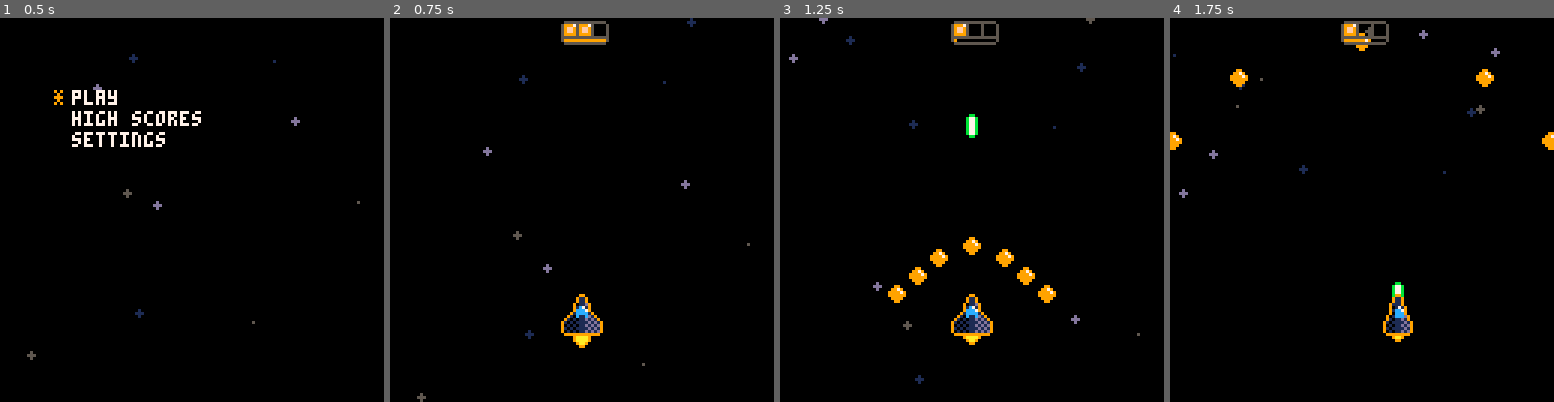
Above: before the commit, frames 1-4 (left to right).
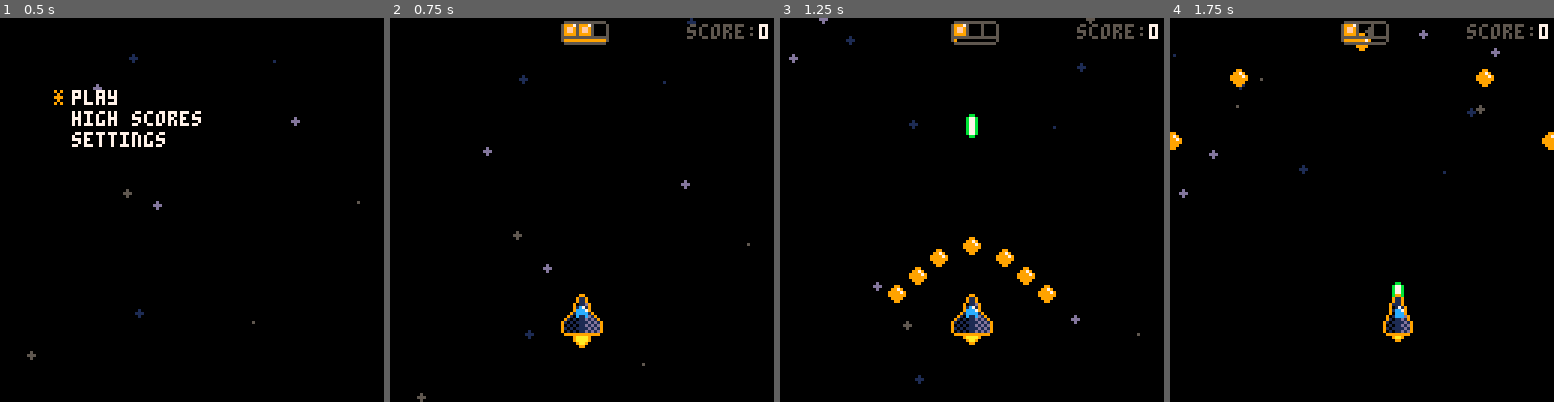
Above: after the commit, the same moments.

Repository: Stanko/pico8
Game: PICO-8 cartridge ftf/cart.p8
The game is run twice, just before and just after one commit, with the same random seed, the same clock (stepped at 60 frames per second) and the same inputs.
Inputs:
- Up to frame 1 (0.5 s): tap X (X key) at 0.33 s
- Up to frame 2 (0.75 s): tap O (Z key) at 0.7 s
- Up to frame 3 (1.25 s): tap X (X key) at 1.07 s
- Up to frame 4 (1.75 s): hold Right from 1.6 s (still down); tap O (Z key) at 1.7 s

Frame 1 is identical in both runs. In frame 2, 0.4% of the frame differs, in the area x 77-99%, y 1-6%; in frame 3, 0.4%; in frame 4, 0.4%.

Commit message:
high scores

Diff:
--- a/ftf/cart.p8
+++ b/ftf/cart.p8
@@ -14,15 +16,17 @@
 #include lib/helpers.lua
 #include lib/math.lua
 #include lib/menu.lua
+#include lib/score.lua
 #include lib/settings.lua
 #include lib/ship.lua
 #include lib/sound.lua
 #include lib/stars.lua
 #include lib/super_weapon.lua
 
+#include scenes/game_over.lua
+#include scenes/high_scores.lua
+#include scenes/level_one.lua
 #include scenes/main_menu.lua
-#include scenes/level_one.lua
-#include scenes/high_scores.lua
 
 __gfx__
 22222229922222222222222992222222222222299222222200020000000020000000200000020000000020000002000000033000000bb00000088000000ee000
--- a/ftf/constants.lua
+++ b/ftf/constants.lua
@@ -4,6 +4,7 @@
 STORAGE_MUSIC = 11
 STORAGE_SFX = 12
 
-STORAGE_HIGH_SCORES_START = 40 -- 20 places, up to 59
+STORAGE_HIGH_SCORES_LAST_NAME = 39
+STORAGE_HIGH_SCORES_START = 40 -- 30 places, up to 59
 
 STORAGE_ALREADY_PLAYED = 63
--- a/ftf/lib/enemies.lua
+++ b/ftf/lib/enemies.lua
@@ -56,19 +56,11 @@
         rate = 3,
         frames = { 40, 41, 42 }
       }, function()
-        if (enemy) then
+        if (not enemy.hit) then
           spawn_enemy_bullet(enemy.x, enemy.y + 8)
           enemy.shooting = false
         end
       end)
-    end
-  end
-
-  if enemy.y > 140 then
-    deli(enemies, i)
-
-    if (level_part == "shoot-em-up") then
-      spawn_enemy()
     end
   end
 end
@@ -126,14 +118,6 @@
   else
     enemy.dir = "still"
   end
-
-  if enemy.y > 140 then
-    deli(enemies, i)
-
-    if (level_part == "shoot-em-up") then
-      spawn_enemy()
-    end
-  end
 end
 
 function update_enemies_bullets_collisions()
@@ -144,7 +128,7 @@
     for enemy_index = #enemies, 1, -1 do
       local enemy = enemies[enemy_index]
       if collision(enemy, bullet) then
-        bullet.hit = true
+        enemy.hit = true
         deli(bullets, bullet_index)
         deli(enemies, enemy_index)
 
@@ -152,8 +136,7 @@
         spawn_enemy()
         play_sound(2)
 
-        -- TODO
-        -- score += 6
+        score += 6
 
         -- local rotation_speed = rnd(1) + 1
 
@@ -241,6 +224,14 @@
     elseif enemy.type == "bomber" then
       update_enemy_bomber(enemy, i)
     end
+
+    if enemy.y > 140 then
+      deli(enemies, i)
+
+      if (level_state == "shoot_em_up") then
+        spawn_enemy()
+      end
+    end
   end
 
   update_enemies_bullets_collisions()
--- a/ftf/lib/enter_name.lua
+++ b/ftf/lib/enter_name.lua
@@ -1,78 +1,99 @@
-local charset = "_abcdefghijklmnopqrstuvwxyz0123456789"
+local max_str_len = 3
+
+-- charset and maps
+local charset     = "abcdefghijklmnopqrstuvwxyz0123456789 ._-*"
 local char_to_int = {}
+local int_to_char = {}
+
 for i = 1, #charset do
-  char_to_int[sub(charset, i, i)] = i - 1
+  local ch = sub(charset, i, i)
+  char_to_int[ch] = i - 1
+  int_to_char[i - 1] = ch
 end
 
-local int_to_char = {}
-for i = 1, #charset do
-  int_to_char[i - 1] = sub(charset, i, i)
+function str_to_number(s)
+  local v = {}
+  for i = 1, max_str_len do
+    local ch = sub(s, i, i) or "a"
+    local idx = char_to_int[ch] or 0
+    v[i] = idx
+  end
+  return v[1] / #charset + v[2] + v[3] * #charset
 end
 
-function str_to_int(s)
-  local n = 0
-  for i = 1, 3 do
-    local ch = sub(s, i, i)
-    n = n * #charset + char_to_int[ch]
-  end
-  return n
+function number_to_str(number)
+  local c1 = (round((number % 1) * #charset))
+  local c2 = (flr(number) % #charset)
+  local c3 = (flr(number - c2) / #charset) -- % #charset
+
+  local ch1 = int_to_char[c1] or 'a'
+  local ch2 = int_to_char[c2] or 'a'
+  local ch3 = int_to_char[c3] or 'a'
+
+  return ch1 .. ch2 .. ch3
 end
 
-function int_to_str(n)
-  local s = ""
-  for i = 1, 3 do
-    local rem = n % #charset
-    s = int_to_char[rem] .. s
-    n = flr(n / #charset)
-  end
-  return s
+-- initialize name input
+function init_enter_name()
+  name_selected_letter = 1
+  local last_name = dget(STORAGE_HIGH_SCORES_LAST_NAME)
+  name = number_to_str(last_name)
 end
 
-function init_enter_name()
-  name_selected_letter = 1
-  name = "aaa"
-end
-
+-- update name input
 function update_enter_name(callback)
+  -- left/right to move cursor
   if btnp(0) then
-    name_selected_letter = (name_selected_letter - 1) % 3
+    name_selected_letter = (name_selected_letter - 2) % max_str_len + 1
   elseif btnp(1) then
-    name_selected_letter = (name_selected_letter + 1) % 3
+    name_selected_letter = name_selected_letter % max_str_len + 1
   end
 
-  if name_selected_letter == 0 then
-    name_selected_letter = 3
-  end
+  -- get current char index
+  local ch = sub(name, name_selected_letter, name_selected_letter) or "a"
+  local idx = char_to_int[ch] or 0
 
-  local idx = char_to_int[sub(name, name_selected_letter, name_selected_letter)]
-
+  -- up/down to cycle through chars
   if btnp(2) then
     idx = (idx - 1) % #charset
   elseif btnp(3) then
     idx = (idx + 1) % #charset
   end
 
-  local new_ch = int_to_char[idx]
-  name = sub(name, 1, name_selected_letter - 1) .. new_ch .. sub(name, name_selected_letter + 1)
+  local new_ch = int_to_char[idx] or "."
+  name = sub(name, 1, name_selected_letter - 1) ..
+      new_ch ..
+      sub(name, name_selected_letter + 1, max_str_len)
 
-  if btnp(4) then
+  -- save name
+  if (btnp(4) or btnp(5)) and callback then
+    dset(STORAGE_HIGH_SCORES_LAST_NAME, str_to_number(name))
     callback(name)
   end
 end
 
+-- draw name input UI
 function draw_enter_name(top)
   top = top or 20
   local left = 54
 
-  print("*", left + (name_selected_letter - 1) * 8, top, 9)
+  local msg = "use arrows to enter name"
+  print(msg, 64 - #msg * 2, top, 5)
+  msg = "🅾️ or ❎ to save"
+  print(msg, 64 - #msg * 2, top + 7, 5)
 
   local ui_string = ""
-  for i = 1, 3 do
+  for i = 1, max_str_len do
     local ch = sub(name, i, i)
     ui_string = ui_string .. ch .. " "
   end
-  print(ui_string, left, top + 7, 7)
+  print(ui_string, left, top + 14, 7)
 
-  -- for debug purposes only
-  -- print(str_to_int(name), left, top + 14, 9)
+  print("^", left + (name_selected_letter - 1) * 8, top + 21, 9)
+
+  -- debug
+  -- print("debug:")
+  -- print("name: " .. name)
+  -- print("encoded: " .. str_to_number(name))
+  -- print("decoded: " .. number_to_str(str_to_number(name)))
 end
--- a/ftf/lib/helpers.lua
+++ b/ftf/lib/helpers.lua
@@ -74,9 +74,47 @@
   if type(o) == "table" then -- recursion
     local str = "{\n"
     for k, v in pairs(o) do
-      str = str .. " " .. tostring(k) .. ":" .. tostring(v) .. "\n"
+      str = str .. " " .. to_string(k) .. ":" .. to_string(v) .. "\n"
     end
     return str .. "}"
   end
   return "unkown" -- should never show
 end
+
+function reverse_table(data)
+  local reversed = {}
+  for i = #data, 1, -1 do
+    add(reversed, data[i])
+  end
+  return reversed
+end
+
+function sort_table_by_field(data, field, desc)
+  -- move a partition backwards,
+  -- beginning with one sorted element
+  for num_sorted = 1, #data - 1 do
+    -- value to insert
+    local new_val = data[num_sorted + 1]
+    local i = num_sorted + 1
+
+    -- shift elements until
+    -- we find the insertion point
+    while i > 1 and new_val[field] < data[i - 1][field] do
+      -- shift up the value we
+      -- compared against
+      data[i] = data[i - 1]
+
+      -- descend to the next value
+      i -= 1
+    end
+
+    -- insert here
+    data[i] = new_val
+  end
+
+  if desc then
+    return reverse_table(data)
+  end
+
+  return data
+end
--- a/ftf/lib/math.lua
+++ b/ftf/lib/math.lua
@@ -17,3 +17,7 @@
 
   return result
 end
+
+function round(number)
+  return flr(number + 0.5)
+end
--- /dev/null
+++ b/ftf/lib/score.lua
@@ -0,0 +1,9 @@
+function init_score()
+  score = 0
+end
+
+function draw_score()
+  local score_len = #tostr(score)
+  print("score:", 103 - score_len * 4, 2, 5)
+  print(score, 127 - score_len * 4, 2, 7)
+end
--- a/ftf/lib/ship.lua
+++ b/ftf/lib/ship.lua
@@ -69,6 +69,19 @@
   }
 end
 
+function ship_hit(obj)
+  if ship.lives > 0 then
+    ship.lives -= 1
+    play_sound(1)
+
+    if (ship.lives == 0) then
+      spawn_explosions(ship.x, ship.y, 12, 12, 10, 15)
+    else
+      spawn_explosion(obj.x, obj.y)
+    end
+  end
+end
+
 function update_ship_shoot_em_up()
   if (ship.lives > 0) then
     -- TODO move to the game controller
@@ -153,10 +166,9 @@
           spawn_bullet(positions[i])
         end
 
-        -- TODO score
-        -- if (score > 0) then
-        --   score -= ship.power
-        -- end
+        if (score > 0) then
+          score -= ship.power
+        end
       end
     end
 
@@ -169,12 +181,39 @@
 
         ship.super -= 1
 
-        -- TODO score
-        -- if (score > 8) then
-        --   score -= 8
-        -- end
-      end
-    end
+        if (score > 8) then
+          score -= 8
+        end
+      end
+    end
+
+    -- enemy bullets collisions
+    for i = #enemy_bullets, 1, -1 do
+      local bullet = enemy_bullets[i]
+
+      if collision(bullet, ship) then
+        ship_hit(bullet)
+        deli(enemy_bullets, i)
+
+        if (ship.power > 1) then
+          ship.power -= 1
+        end
+      end
+    end
+
+    -- enemy collisions
+    for i = #enemies, 1, -1 do
+      local enemy = enemies[i]
+
+      if collision(enemy, ship) then
+        if ship.lives > 0 then
+          ship_hit(enemy)
+          deli(enemies, i)
+        end
+      end
+    end
+  else
+    init_game_over()
   end
 end
 
--- a/ftf/main.lua
+++ b/ftf/main.lua
@@ -10,13 +10,12 @@
     init_menu_values(menu_settings)
     dset(STORAGE_ALREADY_PLAYED, 1)
 
-    -- TODO remove or replace with real text
-    dset(STORAGE_HIGH_SCORES_START, str_to_int("mfn"))
-    dset(STORAGE_HIGH_SCORES_START + 1, 1000)
-    dset(STORAGE_HIGH_SCORES_START + 2, str_to_int("nvr"))
-    dset(STORAGE_HIGH_SCORES_START + 3, 1000)
-    dset(STORAGE_HIGH_SCORES_START + 4, str_to_int("csm"))
-    dset(STORAGE_HIGH_SCORES_START + 5, 1000)
+    -- TODO remove or replace
+    for i = 1, 10 do
+      local offset = (i - 1) * 2
+      dset(STORAGE_HIGH_SCORES_START + offset, str_to_number("gnd"))
+      dset(STORAGE_HIGH_SCORES_START + offset + 1, 100 - (i - 1) * 10)
+    end
   end
 
   init_stars()
@@ -52,6 +51,7 @@
     draw_level_one()
   end
 
+
   draw_animations()
 
   print(debug, 0, 8)
--- /dev/null
+++ b/ftf/scenes/game_over.lua
@@ -0,0 +1,68 @@
+function init_game_over()
+  level_state = "game_over"
+  game_over_start_frame = -1
+  game_over_has_high_score = is_high_score()
+
+  if game_over_has_high_score then
+    init_enter_name()
+  end
+end
+
+function update_game_over()
+  if (game_over_start_frame == -1) then
+    game_over_start_frame = frame
+  end
+
+  if (game_over_start_frame > -1 and frame - game_over_start_frame > 30) then
+    if game_over_has_high_score then
+      update_enter_name(
+        function(name)
+          game_over_has_high_score = false
+          add_high_score(name, score)
+        end
+      )
+    else
+      -- game over
+      if btnp(4) then
+        init_level_one()
+        level = 2
+      end
+      if btnp(5) then
+        init_main_menu()
+      end
+    end
+  end
+
+  -- if (hiscore_saved == false and score > hiscore) then
+  --   hiscore = score
+  --   dset(50, hiscore)
+  --   hiscore_saved = true
+  -- end
+end
+
+function draw_game_over()
+  local msg = "game over!"
+  print(msg, 64 - #msg * 2, 24, 12)
+
+  if (game_over_start_frame > -1 and frame - game_over_start_frame > 30) then
+    if (game_over_has_high_score) then
+      msg = "new hiscore! #" .. game_over_has_high_score
+      print(msg, 64 - #msg * 2, 40, 7)
+
+      draw_enter_name(50)
+    else
+      -- add a short delay before the level can be restarted
+      msg = "press 🅾️ to restart"
+      print(msg, 64 - #msg * 2, 50, 5)
+      msg = "or ❎ for menu"
+      print(msg, 64 - #msg * 2, 57, 5)
+    end
+  end
+
+  -- if (hiscore_saved) then
+  --   msg = "new hiscore!"
+  --   print(msg, 64 - #msg * 2, 85, 7)
+  -- end
+
+  music(-1, 500)
+end
--- a/ftf/scenes/high_scores.lua
+++ b/ftf/scenes/high_scores.lua
@@ -2,36 +2,101 @@
   {
     label = "back",
     on_select = function()
-      debug = debug .. "back\n"
       init_main_menu()
     end
   }
 }
+
+function is_high_score()
+  local high_scores = get_high_scores()
+
+  for i = 1, #high_scores do
+    if score > high_scores[i].score then
+      return i
+    end
+  end
+
+  return false
+end
+
+function add_high_score(name, score)
+  local high_scores = get_high_scores()
+
+  add(high_scores, { name = name, score = score })
+
+  high_scores = sort_table_by_field(high_scores, "score", true)
+
+  -- Add this before sorting to check your data
+  function debug_table(t, field)
+    print("table length: " .. #t)
+    for i = 1, #t do
+      if t[i] then
+        print(i .. ": " .. (t[i][field] or "NIL_FIELD"))
+      else
+        print(i .. ": NIL_ITEM")
+      end
+    end
+  end
+
+  -- there is 10 high scores, we added one, so we need to remove the last one
+  deli(high_scores, 11)
+
+  -- save
+  for i = 1, #high_scores do
+    local offset = (i - 1) * 2
+    dset(STORAGE_HIGH_SCORES_START + offset, str_to_number(high_scores[i].name))
+    dset(STORAGE_HIGH_SCORES_START + offset + 1, high_scores[i].score)
+  end
+
+  dset(STORAGE_HIGH_SCORES_LAST_NAME, str_to_number(name))
+end
+
+function get_high_scores()
+  local high_scores = {}
+
+  for i = 1, 10 do
+    local offset = (i - 1) * 2
+    local name_number = dget(STORAGE_HIGH_SCORES_START + offset);
+    local name = number_to_str(name_number)
+    local score = dget(STORAGE_HIGH_SCORES_START + offset + 1);
+
+    high_scores[i] = { name = name, score = score }
+  end
+
+  -- return sort_table_by_field(high_scores, "score", true)
+  return high_scores
+end
 
 function init_high_scores()
   menu = menu_high_scores
   menu_selected_item = 1
   scene = "high_scores"
 
-  high_scores = {}
+  high_scores = get_high_scores()
+  high_scores_text = {}
 
   local max_len = 20 -- in characters
 
-  for i = 1, 10 do
-    local name_int = tostr(dget(STORAGE_HIGH_SCORES_START + (i - 1) * 2));
-    local name = int_to_str(name_int)
-    local score = tostr(dget(STORAGE_HIGH_SCORES_START + (i - 1) * 2 + 1));
+  for i = 1, #high_scores do
+    local name = high_scores[i].name
+    local score = tostr(high_scores[i].score);
+
+    local index = tostr(i)
+    if i < 10 then
+      index = " " .. index
+    end
 
     -- name is always 3 characters
     -- 2 charactes for padding
-    local dots_count = (max_len - #score - 5);
+    -- 2 for ordinal number's fullstop and space afterwards
+    local dots_count = (max_len - #score - 7 - #index);
 
     local dots = ""
     for j = 1, dots_count do
       dots = dots .. "."
     end
 
-    high_scores[i] = name .. " " .. dots .. " " .. score
+    high_scores_text[i] = index .. ". " .. name .. " " .. dots .. " " .. score
   end
 end
 
@@ -40,8 +105,8 @@
 end
 
 function draw_high_scores()
-  for i = 1, #high_scores do
-    print(high_scores[i], 24, 35 + 7 * (i - 1), 7)
+  for i = 1, #high_scores_text do
+    print(high_scores_text[i], 24, 35 + 7 * (i - 1), 7)
   end
 
   draw_active_menu()
--- a/ftf/scenes/level_one.lua
+++ b/ftf/scenes/level_one.lua
@@ -1,11 +1,14 @@
 function init_level_one()
   scene = "level_one"
-  level_part = "shoot-em-up"
+  level_state = "shoot_em_up"
+  score = 0
+
   init_settings()
   init_bullets()
   init_ship()
   init_enemies()
   init_enemy_bullets()
+  init_score()
 
   play_music()
 end
@@ -14,13 +17,25 @@
   update_bullets()
   update_enemies()
   update_enemy_bullets()
-  update_ship_shoot_em_up()
+
+
+  if (level_state == "shoot_em_up") then
+    update_ship_shoot_em_up()
+  elseif (level_state == "game_over") then
+    update_game_over()
+  end
 end
 
 function draw_level_one()
   draw_bullets()
   draw_enemies()
   draw_enemy_bullets()
-  draw_super_weapon_ui()
   draw_ship()
+  draw_score()
+
+  if (level_state == "shoot_em_up") then
+    draw_super_weapon_ui()
+  elseif (level_state == "game_over") then
+    draw_game_over()
+  end
 end
